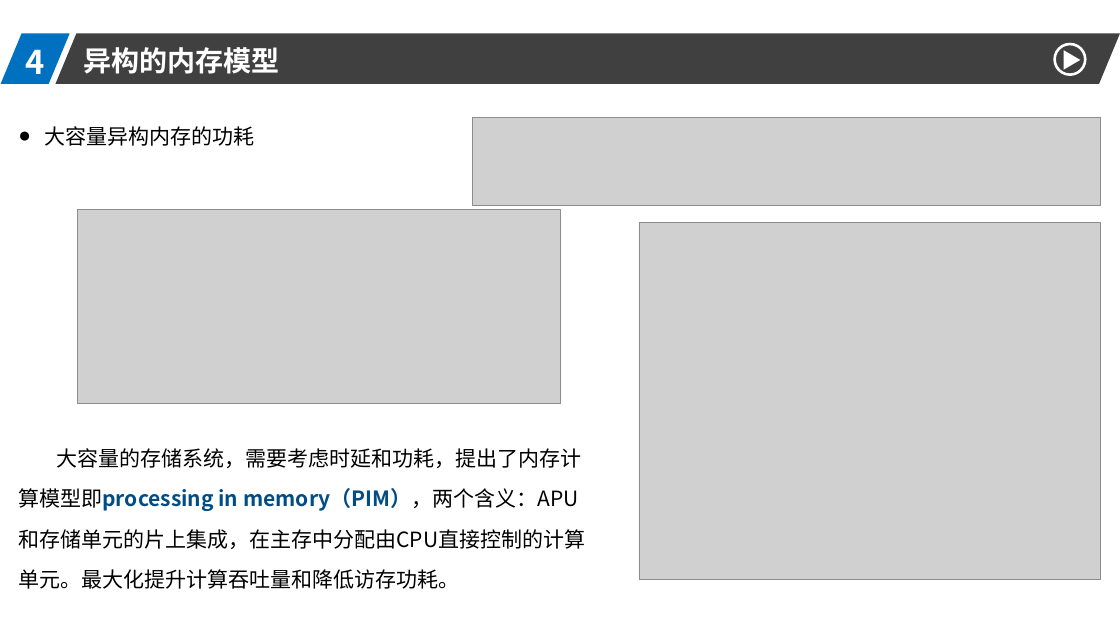
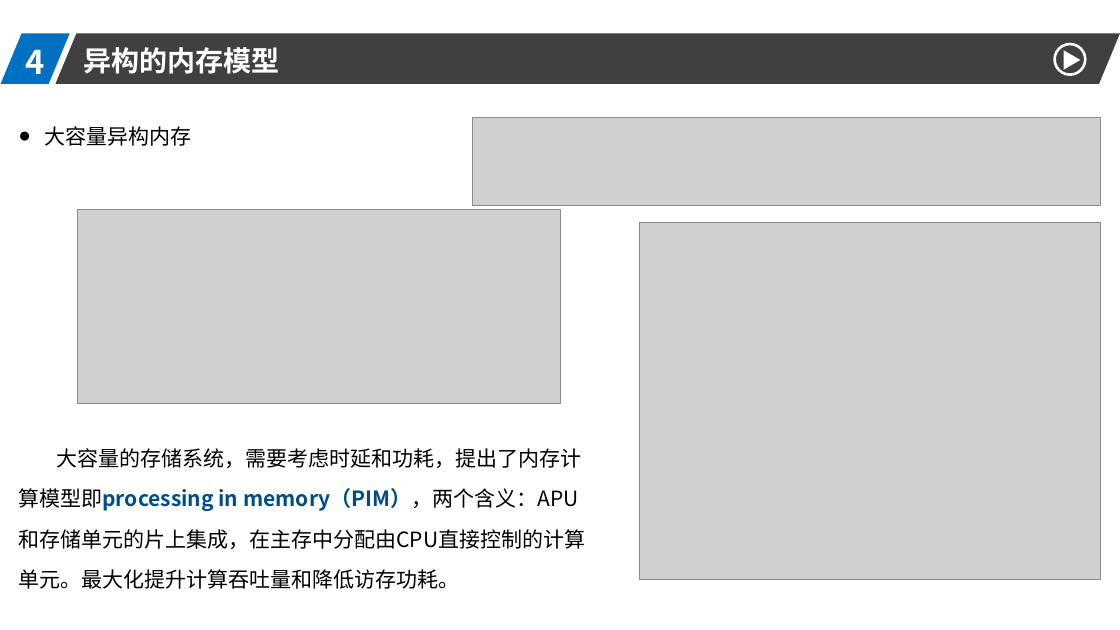
Before and after one commit to DO-MINATOR/buaa, a slide deck: slide 16 of 高性能计算机/高性能.pptx. Drawn at 1120x630 pixels with LibreOffice and Linux fonts; fonts in the diff are those of the drawing; grey boxes stand for pictures. Boxes give left, top, right and bottom in pixels: in the first picture for what was removed or moved away, otherwise in the second. Text is boxed around its words. In the diff, an @@ line names an element or a change of style, - is before the commit and + after.

```diff
--- a/高性能计算机/高性能.pptx
+++ b/高性能计算机/高性能.pptx
@@ text at [45,126,192,146]: text changed @@
-● 大容量异构内存的功耗
+● 大容量异构内存
```
Also in this commit, not shown: 8 other slides changed.
